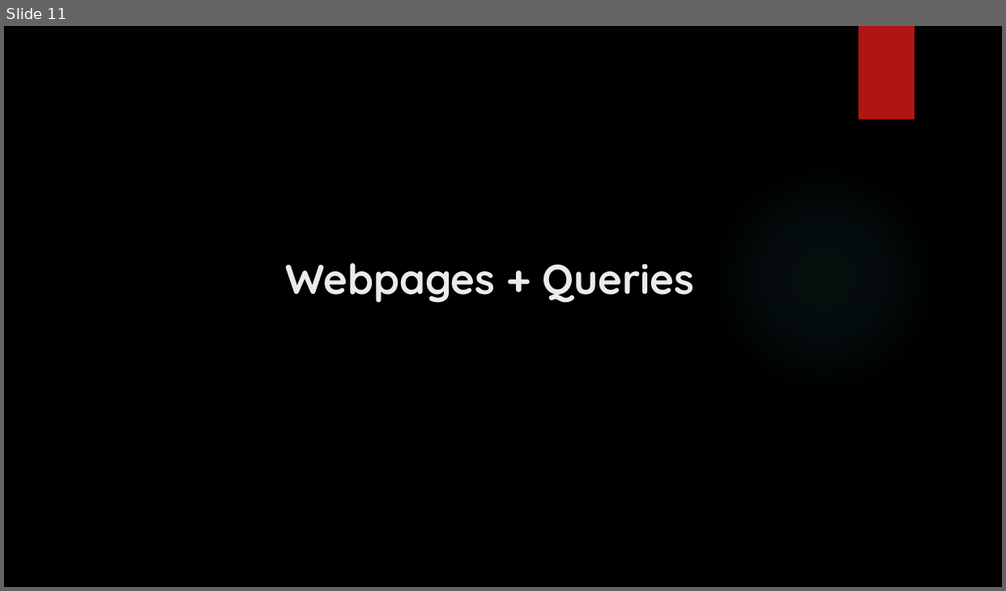
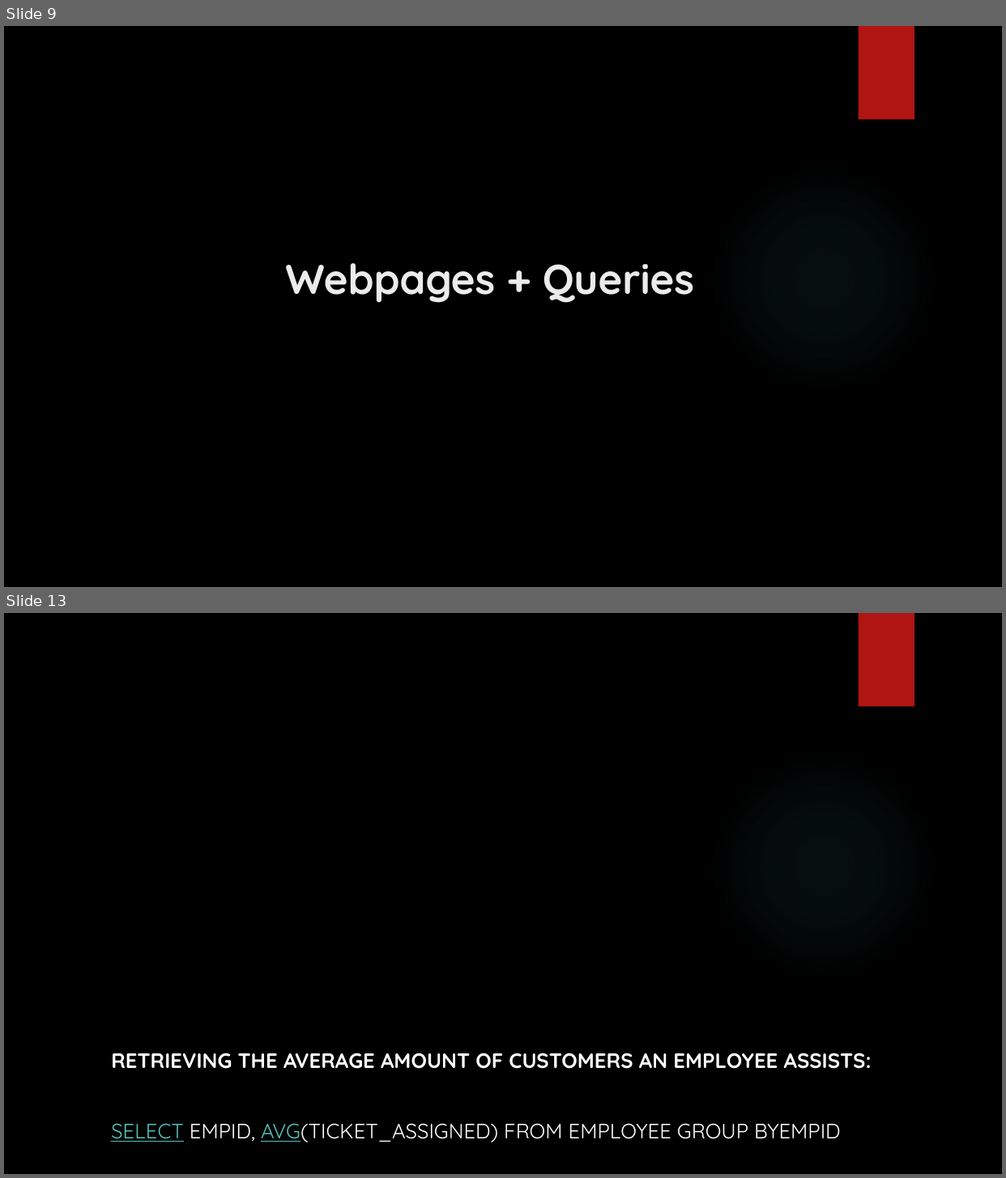
Before and after one commit to Khechoyan-Yuri/db-mgmt, a slide deck: DB_Mgmt_Final_PPT.pptx. Shown one above the other, each under a label of ours: slide 11 before the commit, slides 9 and 13 after it; the slides between them are not shown. The pictures are 1006x591 and 1006x1178 pixels, drawn with LibreOffice and Linux fonts; fonts in the diff are those of the drawing; background and template pictures are left out. Boxes give left, top, right and bottom in pixels: in the first picture for what was removed or moved away, otherwise in the second. Text is boxed around its words. In the diff, an @@ line names an element or a change of style, - is before the commit and + after.

```diff
--- a/DB_Mgmt_Final_PPT.pptx
+++ b/DB_Mgmt_Final_PPT.pptx
@@ slide 13 added at (x1=4, y1=613, x2=1002, y2=1174), background picture (left out); not listed: 2 template elements that a slide beside it also shows @@
@@ text added at (x1=111, y1=1053, x2=872, y2=1143), 20 pt, text #FFFFFF @@
+RETRIEVING THE AVERAGE AMOUNT OF CUSTOMERS AN EMPLOYEE ASSISTS:
+SELECT EMPID, AVG(TICKET_ASSIGNED) FROM EMPLOYEE GROUP BYEMPID
@@ what was slide 11 is now slide 9 @@
```
Also in this commit, not shown: 2 slides changed, 2 other slides added.
